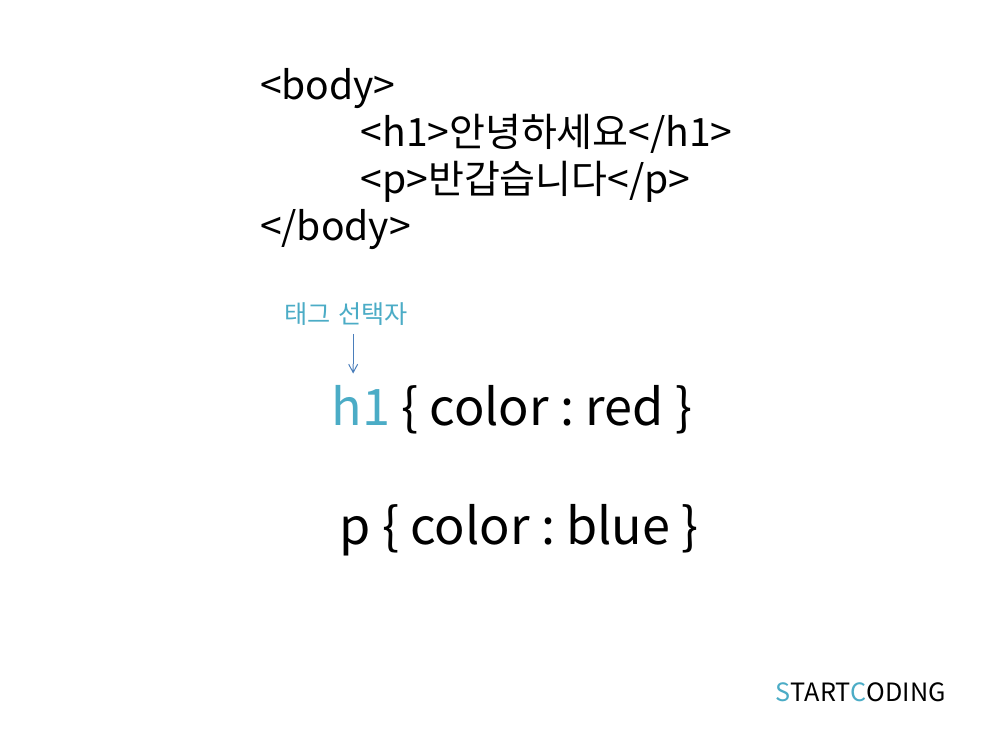
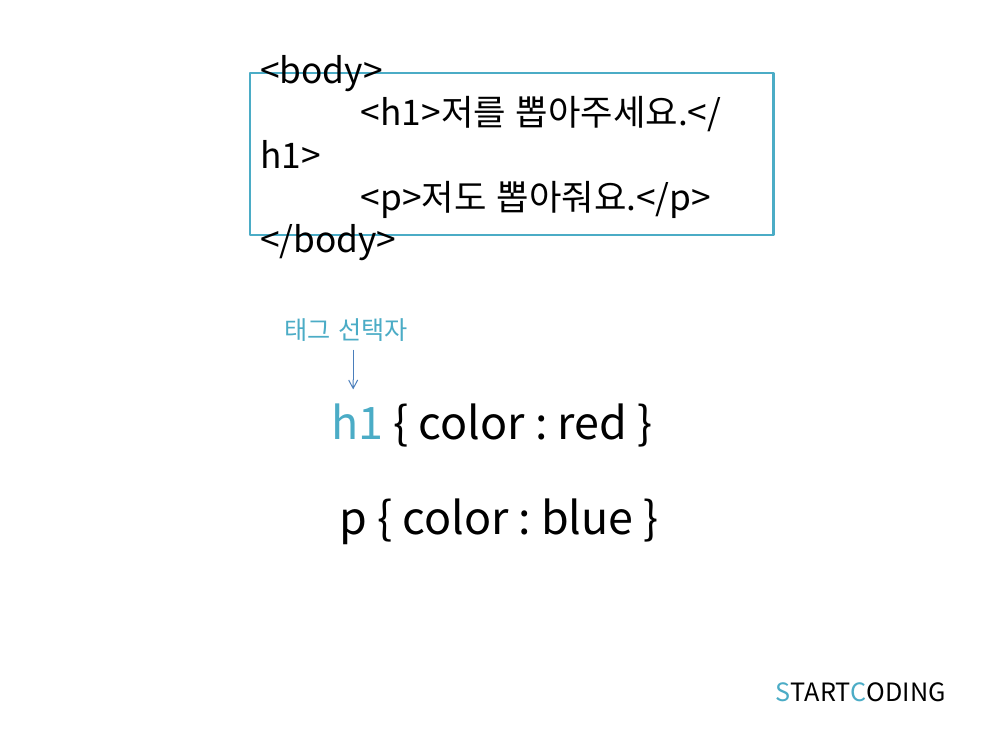
Before and after one commit to kwonkijun/web, a slide deck: slide 5 of 프론트엔드기초(PPT)/CSS3 2강_CSS 셀렉터.pptx. Drawn at 1008x756 pixels with LibreOffice and Linux fonts; fonts in the diff are those of the drawing. Boxes give left, top, right and bottom in pixels: in the first picture for what was removed or moved away, otherwise in the second. Text is boxed around its words. In the diff, an @@ line names an element or a change of style, - is before the commit and + after.

```diff
--- a/프론트엔드기초(PPT)/CSS3 2강_CSS 셀렉터.pptx
+++ b/프론트엔드기초(PPT)/CSS3 2강_CSS 셀렉터.pptx
@@ rectangle "<body>": place and size @@
-rectangle "<body>" at bbox=[260, 68, 733, 249]
+rectangle "<body>" at bbox=[250, 73, 774, 235]
@@ rectangle "<body>" at bbox=[250, 73, 774, 235]: fill none to #FFFFFF; outline none to #4BACC6 2 pt @@
@@ text in rectangle at bbox=[260, 55, 396, 261]: size 27.9 to 25.2 pt in "<body>", "</body>" @@
@@ text in rectangle at bbox=[260, 95, 722, 218]: text changed; size 27.9 to 25.2 pt @@
-<h1>안녕하세요</h1>
-<p>반갑습니다</p>
+<h1>저를 뽑아주세요.</h1>
+<p>저도 뽑아줘요.</p>
@@ 2 texts, 1 arrow: place and size @@
-2 texts, 1 arrow at bbox=[285, 302, 664, 426]
+2 texts, 1 arrow at bbox=[285, 318, 627, 440]
@@ text "h1 { color : red ..." at bbox=[331, 403, 627, 440]: size 36 to 32 pt @@
@@ text "p { color : blue ..." at bbox=[339, 498, 633, 545]: size 36 to 32 pt @@
```
Also in this commit, not shown: 6 other slides changed, 13 other files.
